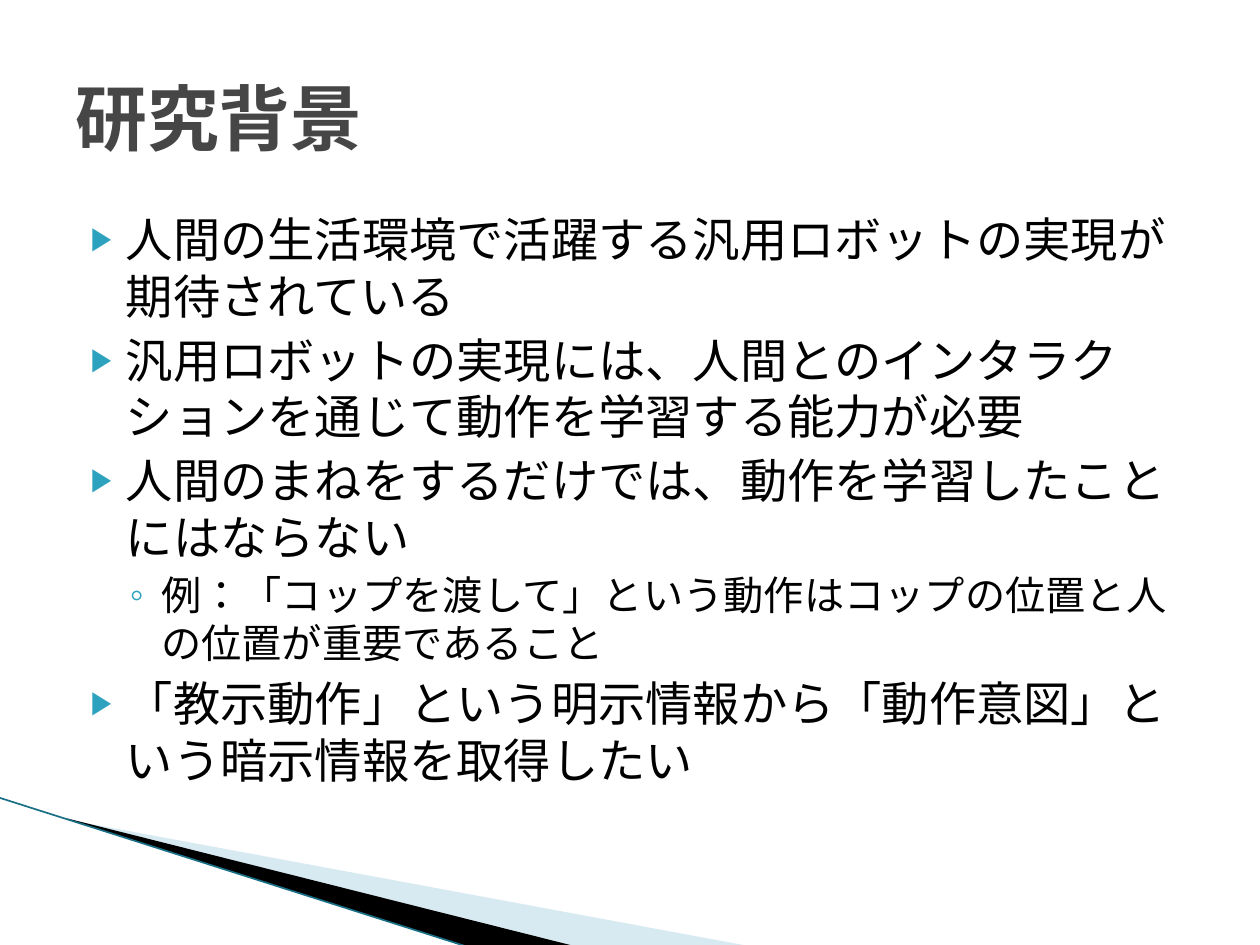
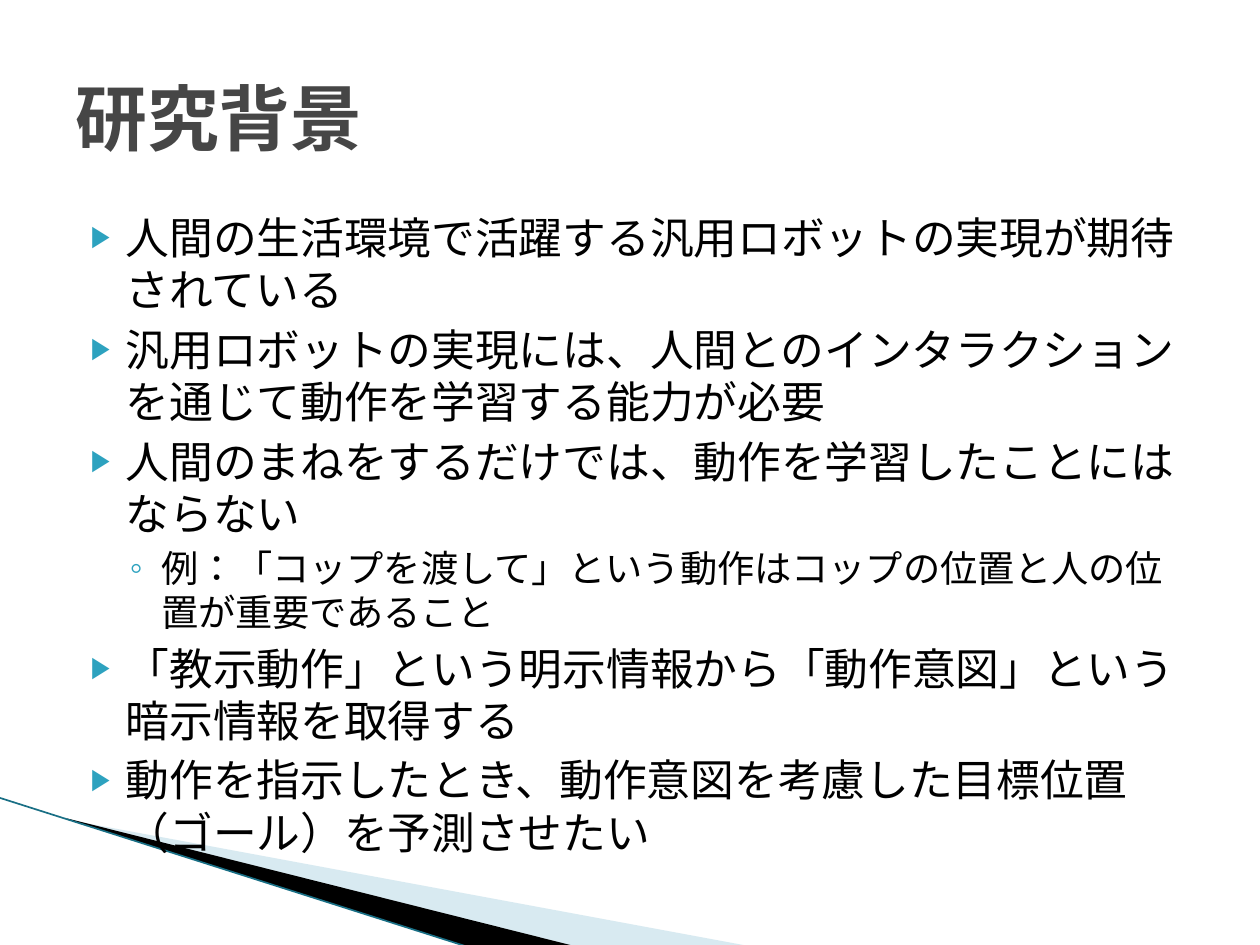
Before and after one commit to TetsuyaKomota/GitforEclipseTest, a slide deck: slide 2 of IntentionLearning/memo/人の教示動作からの.pptx. Drawn at 1260x945 pixels with LibreOffice and Linux fonts; fonts in the diff are those of the drawing; background and template pictures are left out. Boxes give left, top, right and bottom in pixels: in the first picture for what was removed or moved away, otherwise in the second. Text is boxed around its words. In the diff, an @@ line names an element or a change of style, - is before the commit and + after.

```diff
--- a/IntentionLearning/memo/人の教示動作からの.pptx
+++ b/IntentionLearning/memo/人の教示動作からの.pptx
@@ text at [126, 217, 1175, 629]: size 27 to 25 pt in "人間の生活環境で活躍する汎用ロボットの実現が期待されている", "汎用ロボットの実現には、人間とのインタラクションを通じて動作を学習する能力が必要", "人間のまねをするだけでは、動作を学習したことにはならない"; size 23 to 21.3 pt in "例：「コップを渡して」という動作はコップの位置と人の位置が重要であること" @@
@@ text at [126, 648, 1175, 800]: text changed; size 27 to 25 pt @@
-▶ 「教示動作」という明示情報から「動作意図」という暗示情報を取得したい
+▶ 「教示動作」という明示情報から「動作意図」という暗示情報を取得する
+▶ 動作を指示したとき、動作意図を考慮した目標位置（ゴール）を予測させたい
```
Also in this commit, not shown: 1 other slide changed, 2 slides added, 4 other files.
